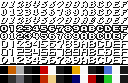
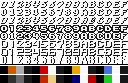
Two versions of the same layered image (128x83). Layer-by-layer changes:
painted on "Pasted Layer" over [0, 56, 128, 64]
